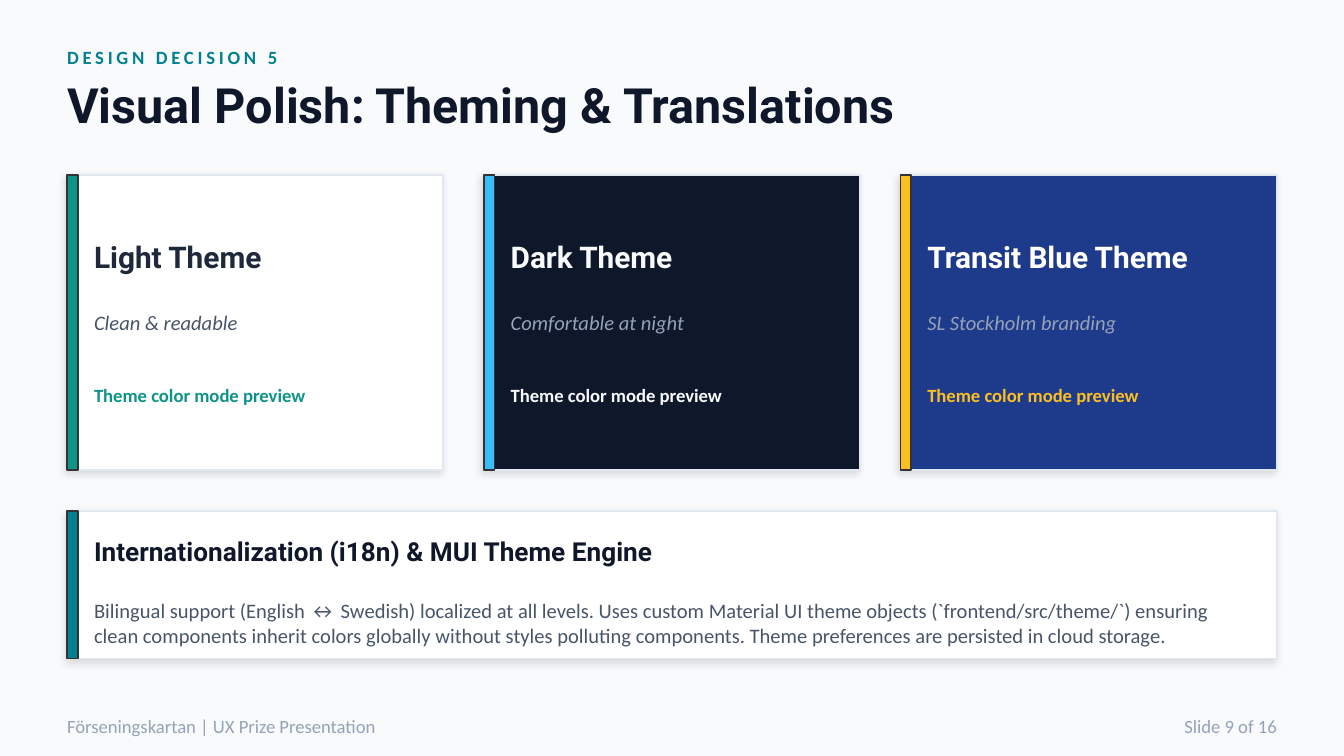
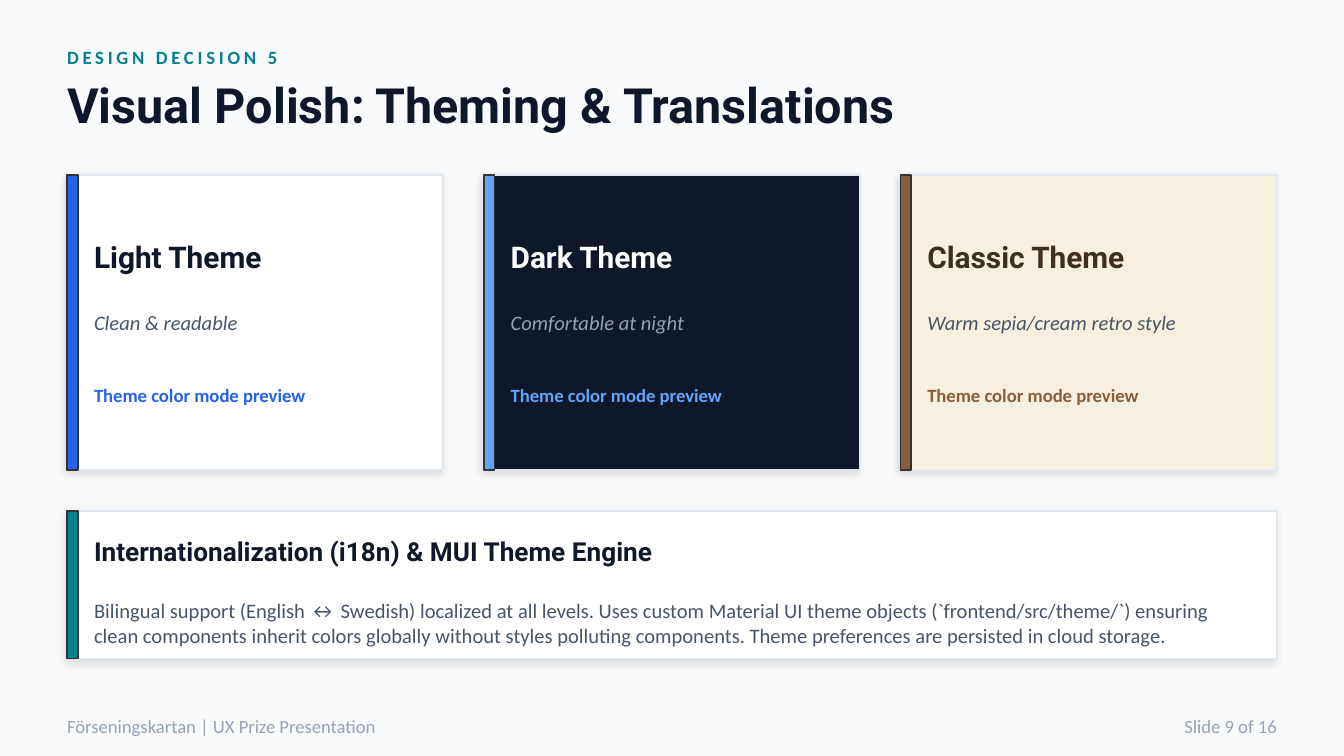
Before and after one commit to mattiaskvist/forseningskartan, a slide deck: slide 9 of presentation.pptx. Drawn at 1344x756 pixels with LibreOffice and Linux fonts; fonts in the diff are those of the drawing. Boxes give left, top, right and bottom in pixels: in the first picture for what was removed or moved away, otherwise in the second. Text is boxed around its words. In the diff, an @@ line names an element or a change of style, - is before the commit and + after.

```diff
--- a/presentation.pptx
+++ b/presentation.pptx
@@ rectangle at (67, 175, 78, 470): fill #0D9488 to #2563EB @@
@@ rectangle at (484, 175, 495, 470): fill #38BDF8 to #60A5FA @@
@@ rectangle at (900, 175, 1277, 470): fill #1E3A8A to #F7F0DF @@
@@ rectangle at (900, 175, 911, 470): fill #FBBF24 to #8B5E3B @@
@@ text at (94, 245, 305, 405): text colour #1E293B to #0F172A in "Light Theme"; text colour #0D9488 to #2563EB in "Theme color mode preview" @@
@@ text at (511, 245, 722, 405): text colour #F8FAFC to #FFFFFF in "Dark Theme"; text colour #F8FAFC to #60A5FA in "Theme color mode preview" @@
@@ text at (927, 245, 1175, 334): text changed; text colour #94A3B8 to #475569 @@
-Transit Blue Theme
-SL Stockholm branding
+Classic Theme
+Warm sepia/cream retro style
@@ text at (927, 389, 1138, 405): text colour #FBBF24 to #8B5E3B in "Theme color mode preview" @@
```
Also in this commit, not shown: 4 other slides changed, 1 other file.
